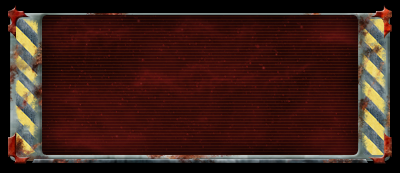
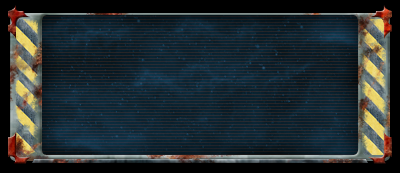
Before/after of a w=400, h=173 layered artwork. What changed in the layer stack:
pixels changed over [42, 15, 358, 155] (layer not identified)
